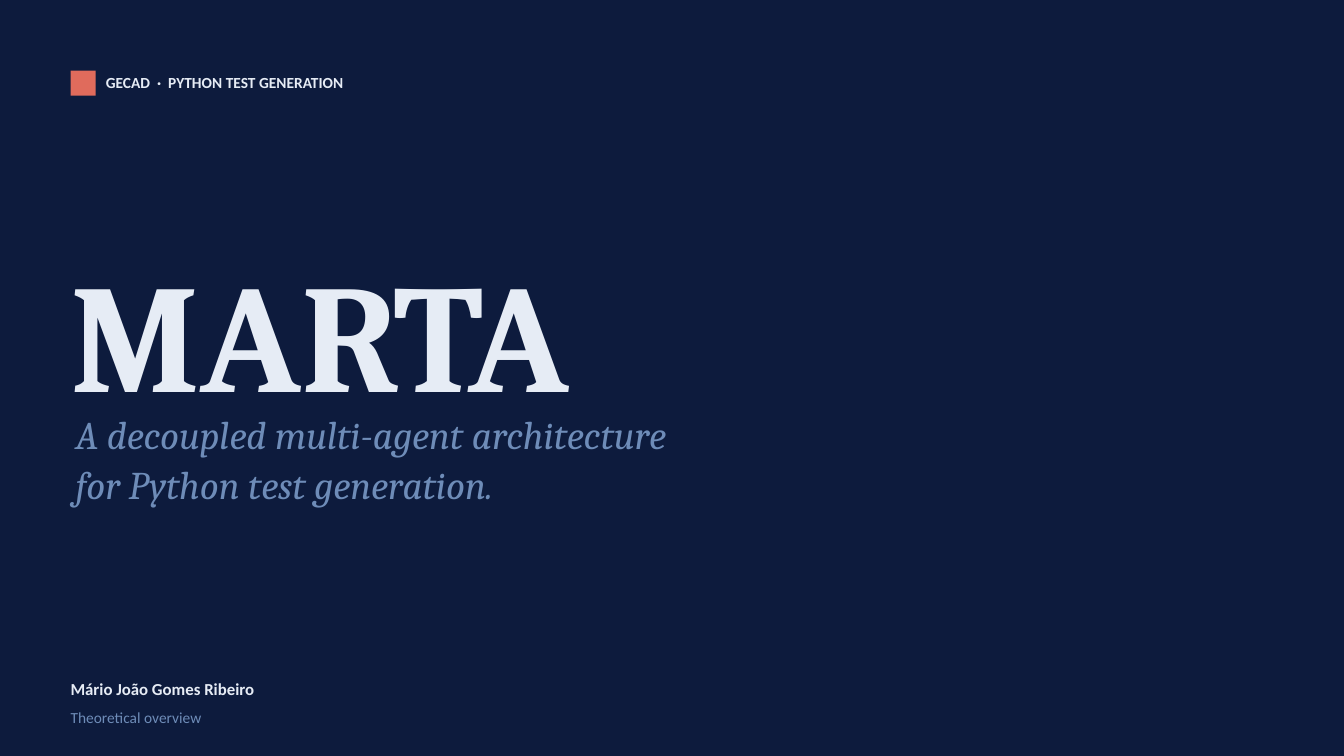
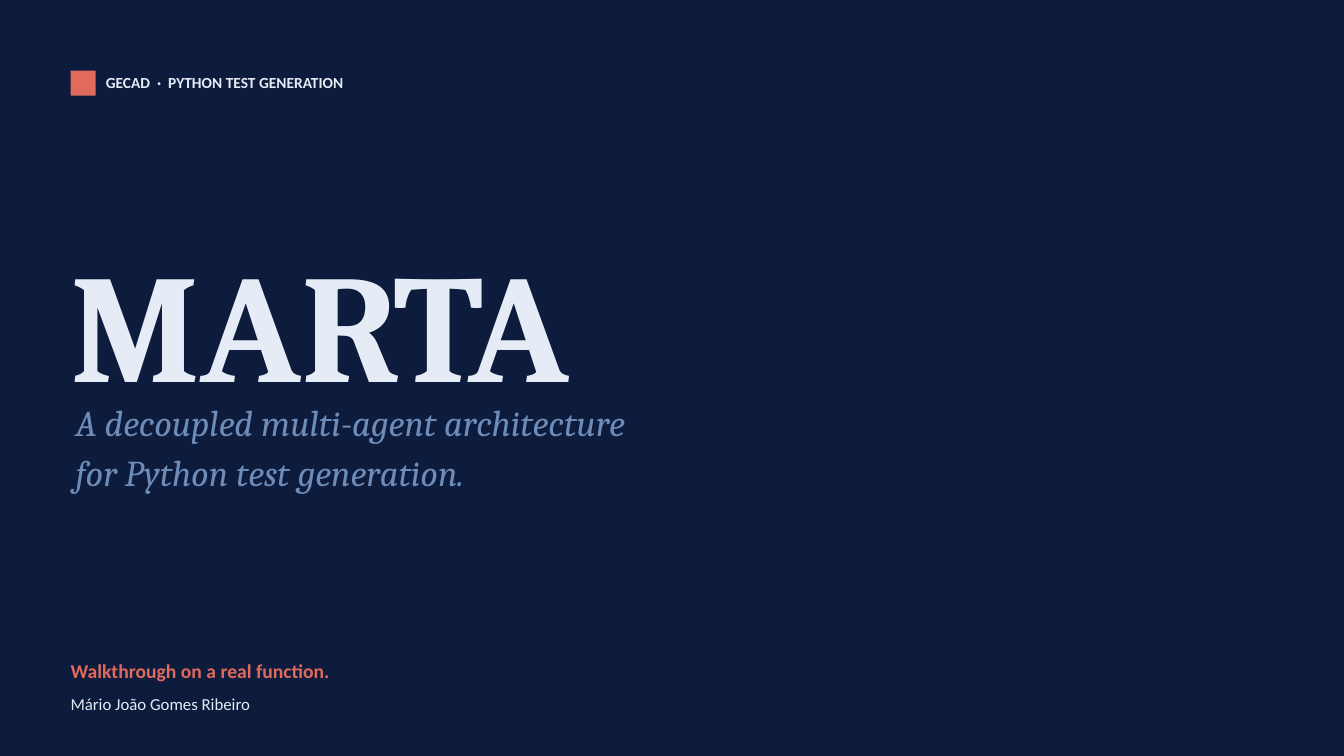
Before and after one commit to MarioJoaoGR/MARTA, a slide deck: slide 1 of MARTA_presentation.pptx. Drawn at 1344x756 pixels with LibreOffice and Linux fonts; fonts in the diff are those of the drawing. Boxes give left, top, right and bottom in pixels: in the first picture for what was removed or moved away, otherwise in the second. Text is boxed around its words. In the diff, an @@ line names an element or a change of style, - is before the commit and + after.

```diff
--- a/MARTA_presentation.pptx
+++ b/MARTA_presentation.pptx
@@ text "MARTA" moved from (x1=71, y1=288, x2=569, y2=425) to (x1=71, y1=278, x2=569, y2=415) @@
@@ text "A decoupled multi-agent architecture" moved from (x1=76, y1=422, x2=666, y2=458) to (x1=76, y1=411, x2=625, y2=444) @@
@@ text "A decoupled multi-agent architecture" at (x1=76, y1=411, x2=625, y2=444): size 28 to 26 pt @@
@@ text "for Python test generation." at (x1=76, y1=461, x2=464, y2=494): size 28 to 26 pt @@
@@ text "for Python test generation." moved from (x1=76, y1=472, x2=493, y2=508) to (x1=76, y1=461, x2=464, y2=494) @@
@@ text added at (x1=71, y1=664, x2=329, y2=682), 14 pt, text #E06B5C, bold @@
+Walkthrough on a real function.
@@ text "Mário João Gomes Ribeiro" moved from (x1=71, y1=683, x2=254, y2=695) to (x1=71, y1=698, x2=250, y2=710) @@
@@ text "Mário João Gomes Ribeiro" at (x1=71, y1=698, x2=250, y2=710): bold off @@
@@ text removed at (x1=71, y1=712, x2=201, y2=723) @@
-Theoretical overview
```
Also in this commit, not shown: 1 other slide changed, 15 slides added, 9 slides removed, 1 other file.
